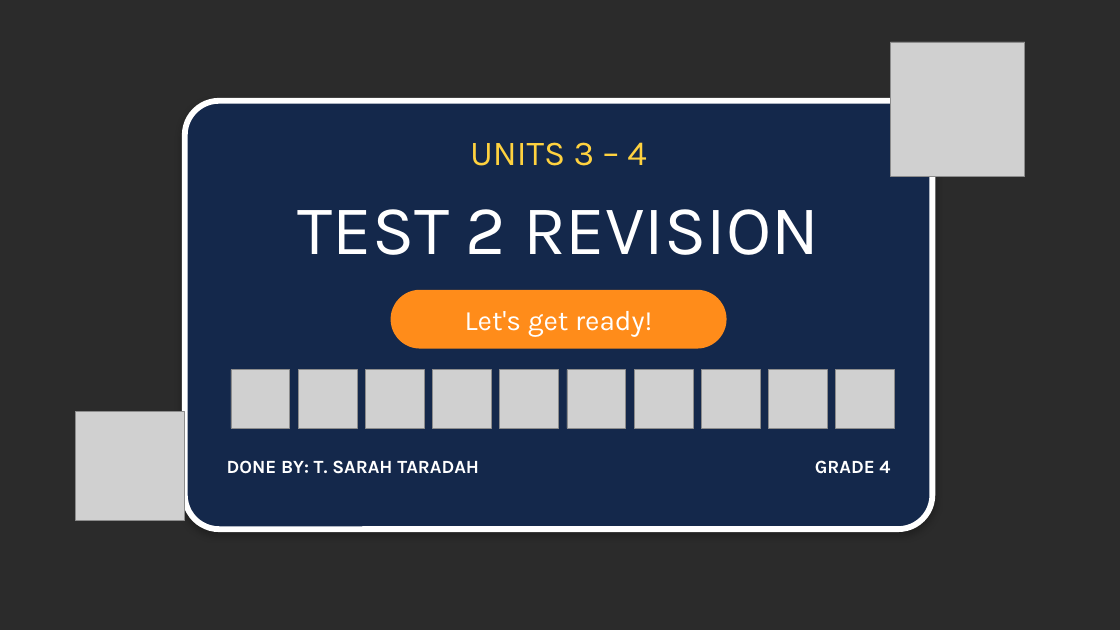
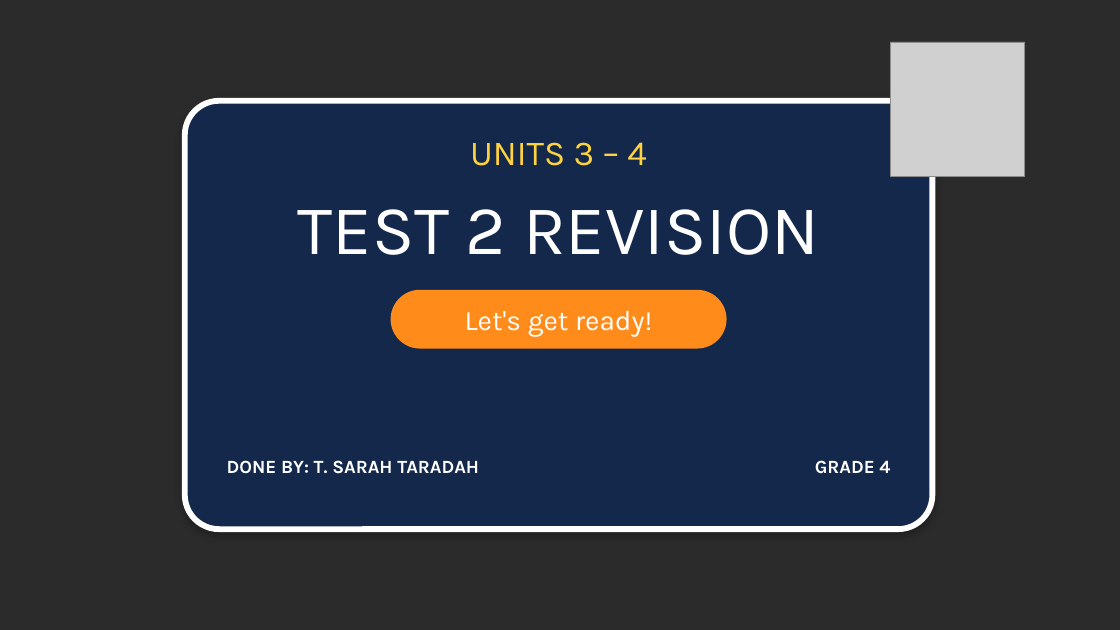
Before and after one commit to almanhal-school/almanhal-school.github.io, a slide deck: slide 4 of downloads/G4-Test2-Revision.pptx. Drawn at 1120x630 pixels with LibreOffice and Linux fonts; fonts in the diff are those of the drawing; grey boxes stand for pictures; background and template pictures are left out; a plain dark background stands for a picture behind light text. Boxes give left, top, right and bottom in pixels: in the first picture for what was removed or moved away, otherwise in the second. Text is boxed around its words. In the diff, an @@ line names an element or a change of style, - is before the commit and + after.

```diff
--- a/downloads/G4-Test2-Revision.pptx
+++ b/downloads/G4-Test2-Revision.pptx
@@ picture removed at (x1=231, y1=370, x2=290, y2=429) @@
@@ picture removed at (x1=298, y1=370, x2=357, y2=429) @@
@@ picture removed at (x1=365, y1=370, x2=424, y2=429) @@
@@ picture removed at (x1=433, y1=370, x2=492, y2=429) @@
@@ picture removed at (x1=500, y1=370, x2=559, y2=429) @@
@@ picture removed at (x1=567, y1=370, x2=626, y2=429) @@
@@ picture removed at (x1=634, y1=370, x2=693, y2=429) @@
@@ picture removed at (x1=702, y1=370, x2=760, y2=429) @@
@@ picture removed at (x1=769, y1=370, x2=828, y2=429) @@
@@ picture removed at (x1=836, y1=370, x2=895, y2=429) @@
@@ picture removed at (x1=76, y1=412, x2=185, y2=521) @@
```
Also in this commit, not shown: 10 other slides changed.
